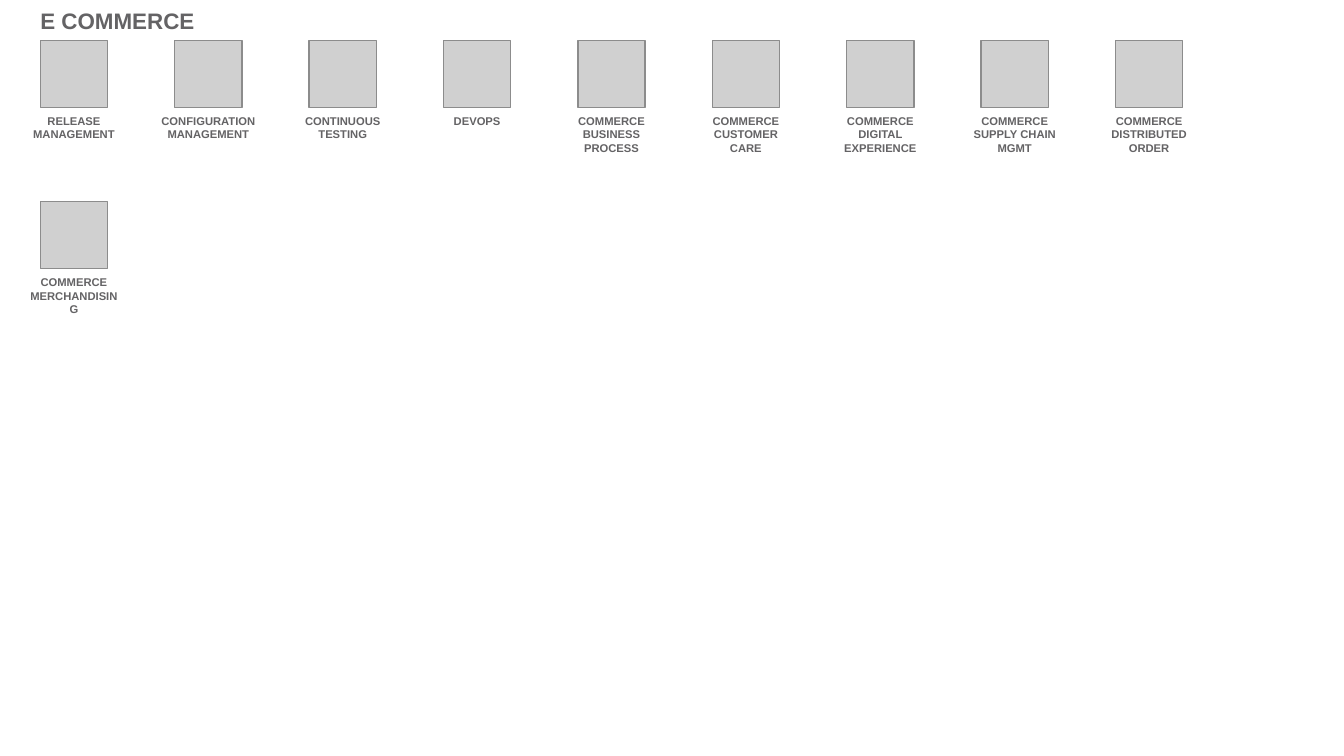
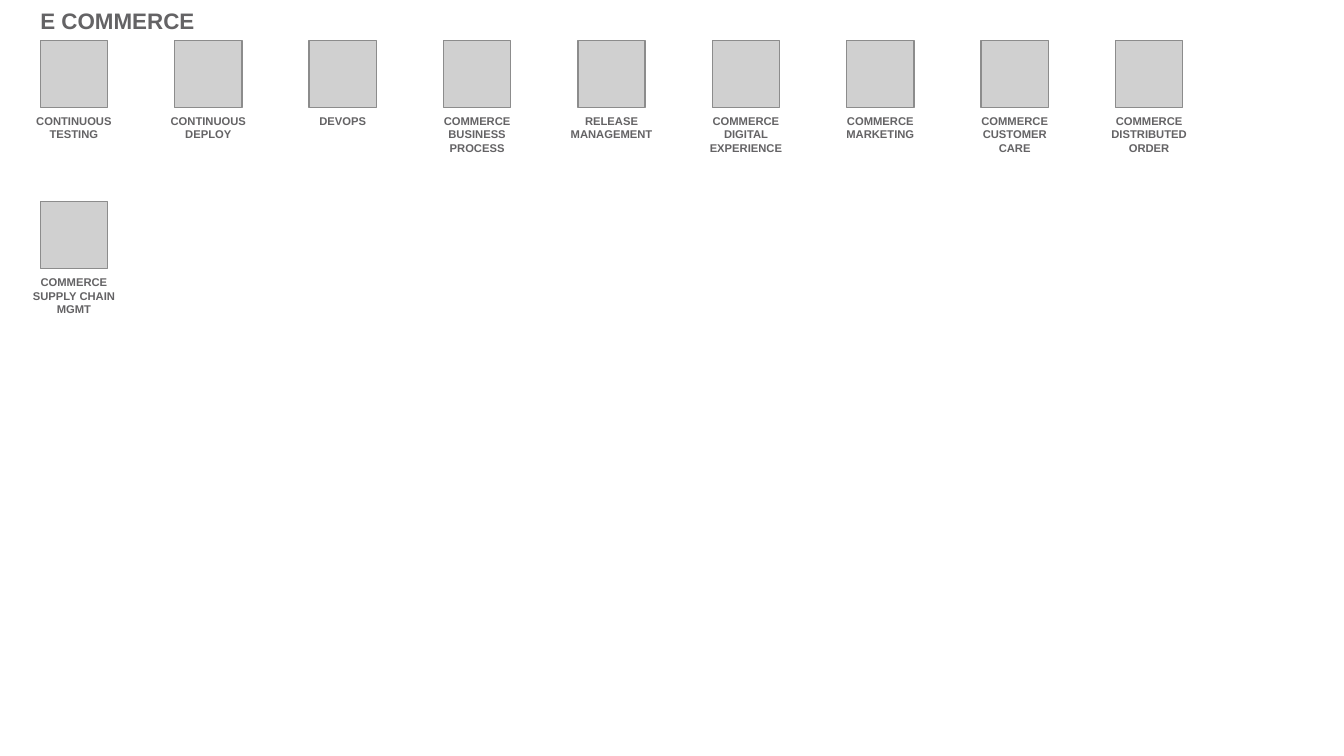
Before and after one commit to l2fprod/myarchitecture, a slide deck: slide 17 of mycatalog-architecture-diagram-template.pptx (slide 16 before the commit). Drawn at 1344x756 pixels with LibreOffice and Linux fonts; fonts in the diff are those of the drawing; grey boxes stand for pictures. Boxes give left, top, right and bottom in pixels: in the first picture for what was removed or moved away, otherwise in the second. Text is boxed around its words. In the diff, an @@ line names an element or a change of style, - is before the commit and + after.

```diff
--- a/mycatalog-architecture-diagram-template.pptx
+++ b/mycatalog-architecture-diagram-template.pptx
@@ text at <box>36,117,111,138</box>: text changed @@
-RELEASE MANAGEMENT
+CONTINUOUS TESTING
@@ text at <box>171,117,246,138</box>: text changed @@
-CONFIGURATION MANAGEMENT
+CONTINUOUS DEPLOY
@@ text "DEVOPS": place and size @@
-text "DEVOPS" at <box>454,117,501,125</box>
+text "DEVOPS" at <box>319,117,366,125</box>
@@ text removed at <box>305,117,380,138</box> @@
-CONTINUOUS TESTING
@@ text "COMMERCE BUSINESS PROCESS": place and size @@
-text "COMMERCE BUSINESS PROCESS" at <box>578,117,645,152</box>
+text "COMMERCE BUSINESS PROCESS" at <box>444,117,511,152</box>
@@ text added at <box>571,117,653,138</box>, 6 pt, text #646365, bold @@
+RELEASE MANAGEMENT
@@ text at <box>710,117,782,152</box>: text changed @@
-COMMERCE CUSTOMER CARE
+COMMERCE DIGITAL EXPERIENCE
@@ text at <box>846,117,914,138</box>: text changed @@
-COMMERCE DIGITAL EXPERIENCE
+COMMERCE MARKETING
@@ text at <box>981,117,1048,152</box>: text changed @@
-COMMERCE SUPPLY CHAIN MGMT
+COMMERCE CUSTOMER CARE
@@ text at <box>33,278,115,313</box>: text changed @@
-COMMERCE MERCHANDISING
+COMMERCE SUPPLY CHAIN MGMT
```
Also in this commit, not shown: 16 other slides changed, 2 slides added, 1 slide removed.
